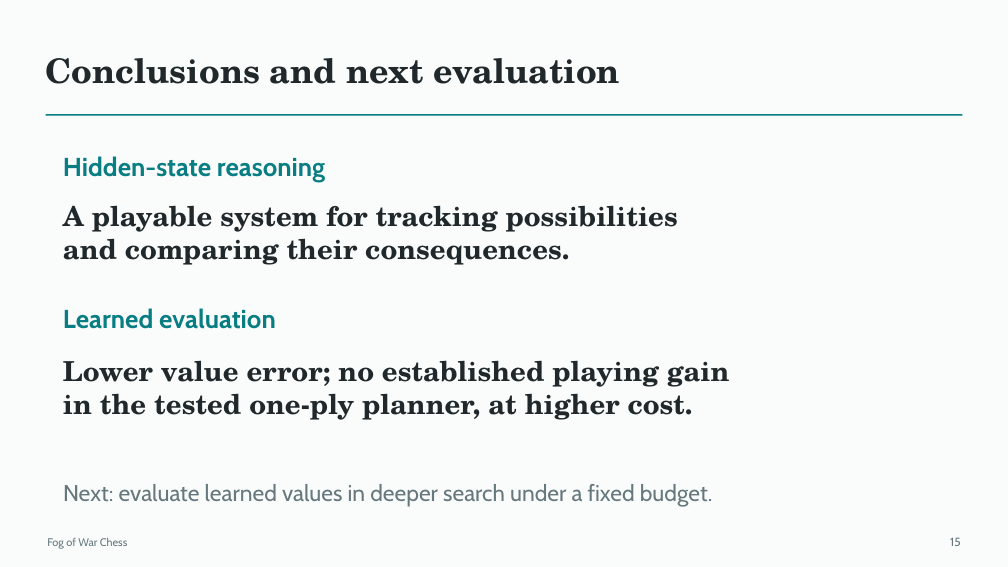
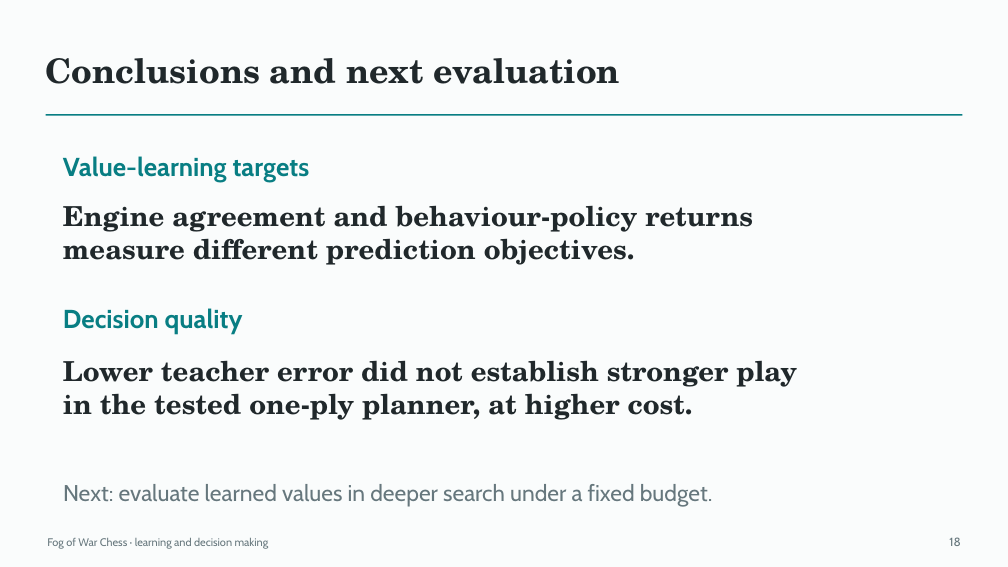
Before and after one commit to Mr-Teal/CS5446_project, a slide deck: slide 18 of docs/drafts/presentation-draft.pptx (slide 15 before the commit). Drawn at 1008x567 pixels with LibreOffice and Linux fonts; fonts in the diff are those of the drawing. Boxes give left, top, right and bottom in pixels: in the first picture for what was removed or moved away, otherwise in the second. Text is boxed around its words. In the diff, an @@ line names an element or a change of style, - is before the commit and + after.

```diff
--- a/docs/drafts/presentation-draft.pptx
+++ b/docs/drafts/presentation-draft.pptx
@@ text at [63,156,310,182]: text changed @@
-Hidden-state reasoning
+Value-learning targets
@@ text at [63,205,753,265]: text changed @@
-A playable system for tracking possibilities
-and comparing their consequences.
+Engine agreement and behaviour-policy returns
+measure different prediction objectives.
@@ text at [63,308,243,333]: text changed @@
-Learned evaluation
+Decision quality
@@ text at [63,360,797,387]: text changed @@
-Lower value error; no established playing gain
+Lower teacher error did not establish stronger play
@@ text at [47,538,269,549]: text changed @@
-Fog of War Chess
+Fog of War Chess · learning and decision making
@@ text at [949,537,960,546]: text changed @@
-15
+18
```
Also in this commit, not shown: 10 other slides changed, 3 slides added, 3 other files.
